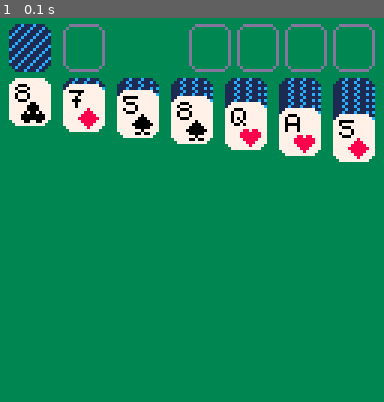
Above: before the commit, frame 1.
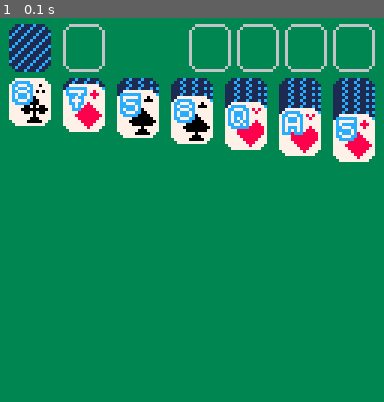
Above: after the commit, the same moment.

Repository: ReidLarson/Klondike
Game: PICO-8 cartridge klondike.p8
The game is run twice, just before and just after one commit, with the same random seed, the same clock (stepped at 60 frames per second) and the same inputs.
Inputs:
- Up to frame 1 (0.1 s): no input

The runs differ from the first frame. In frame 1, 4.7% of the frame differs, in the area x 3-98%, y 1-34%.

Commit message:
Enlarged card art and added small suit icon

Diff:
--- a/klondike.p8
+++ b/klondike.p8
@@ -140,7 +140,7 @@
 function rendercells()
  palt(0,false)
  palt(15,true)
- pal(14,13)
+ pal(14,6)
  local sproutline=15
 
  reflectcard(sproutline,stock.x,stock.y)
@@ -163,7 +163,7 @@
 	 --card background
 	 reflectcard(14,x,y)
 
-	 spr(card.suit+20,x+5,y+8,1,1)
+	 spr(21+2*(card.suit-1),x,y+1,2,2)
 	 spr(card.rank,x+1,y+1)
 	else --just card back
 	 spr(46,x,y,2,1)
Not shown, changed: 24 lines of the sprite sheet (__gfx__) section of klondike.p8
